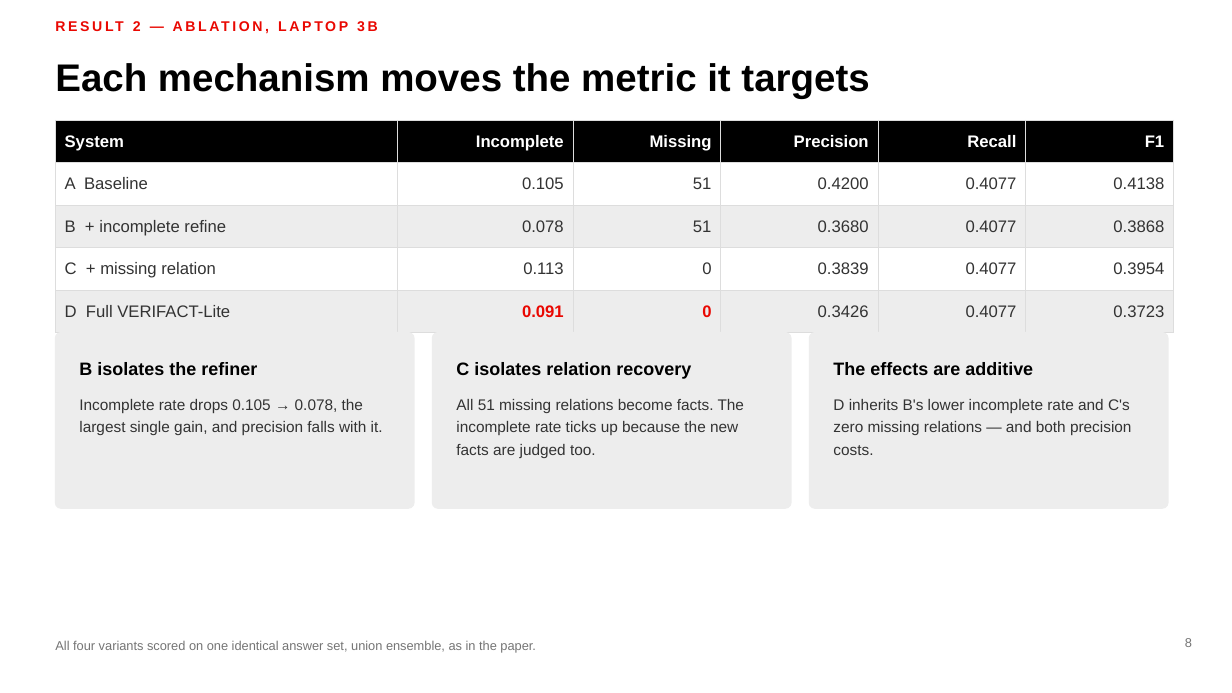
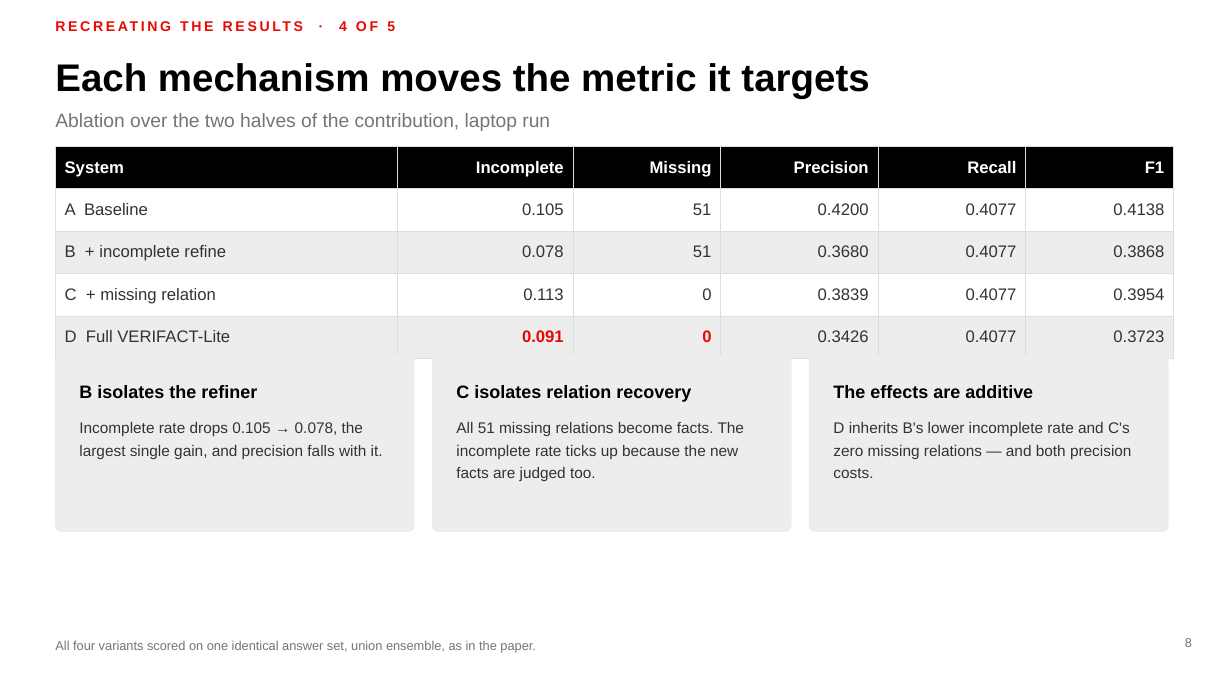
Before and after one commit to MadhavKrishna06/Verifact-Lite, a slide deck: slide 8 of presentation/VERIFACT-Lite-TTU.pptx. Drawn at 1232x693 pixels with LibreOffice and Linux fonts; fonts in the diff are those of the drawing. Boxes give left, top, right and bottom in pixels: in the first picture for what was removed or moved away, otherwise in the second. Text is boxed around its words. In the diff, an @@ line names an element or a change of style, - is before the commit and + after.

```diff
--- a/presentation/VERIFACT-Lite-TTU.pptx
+++ b/presentation/VERIFACT-Lite-TTU.pptx
@@ text at [339,21,395,31]: text changed @@
-RESULT 2 — ABLATION, LAPTOP 3B
+RECREATING THE RESULTS · 4 OF 5
@@ text added at [55,113,550,131], 15 pt, text #757575 @@
+Ablation over the two halves of the contribution, laptop run
@@ 6 texts, 3 rounded rectangles, 1 table: place and size @@
-6 texts, 3 rounded rectangles, 1 table at [55,120,1174,508]
+6 texts, 3 rounded rectangles, 1 table at [55,146,1174,531]
```
Also in this commit, not shown: 13 other slides changed, 3 slides added, 2 slides removed, 1 other file.
